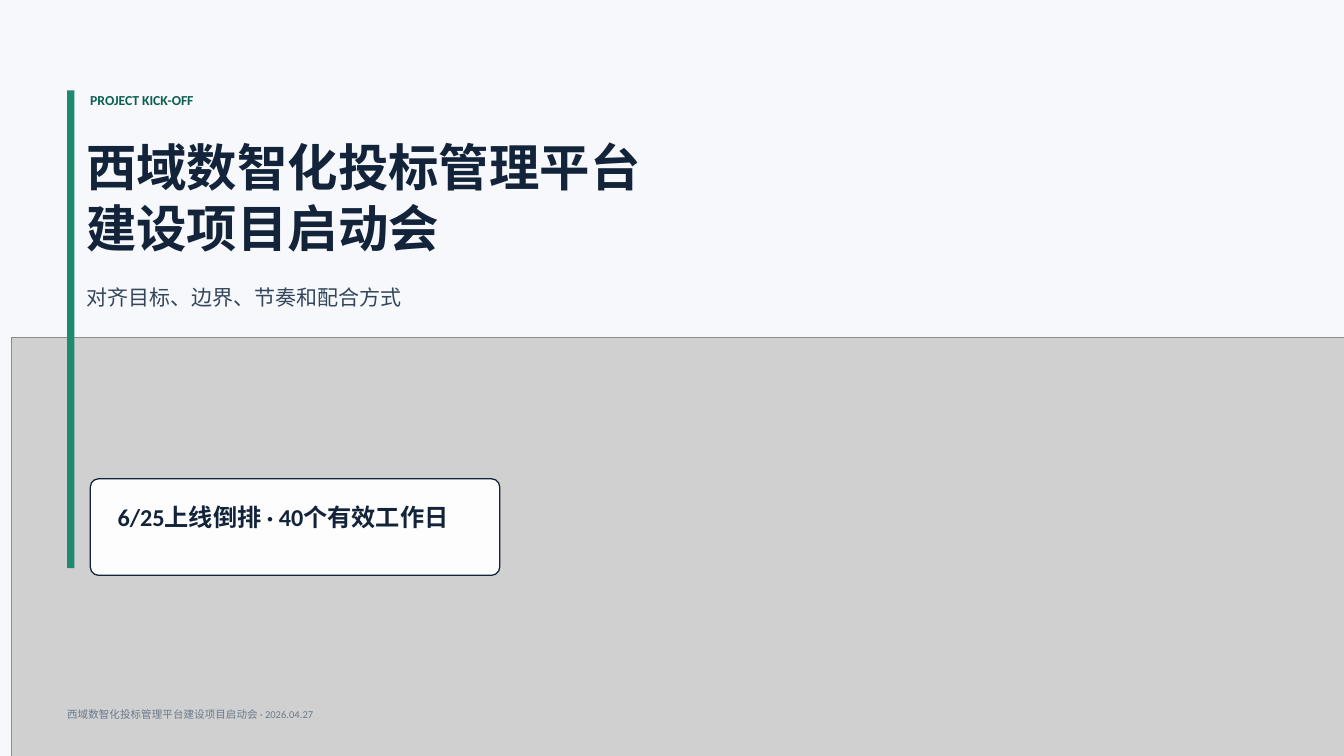
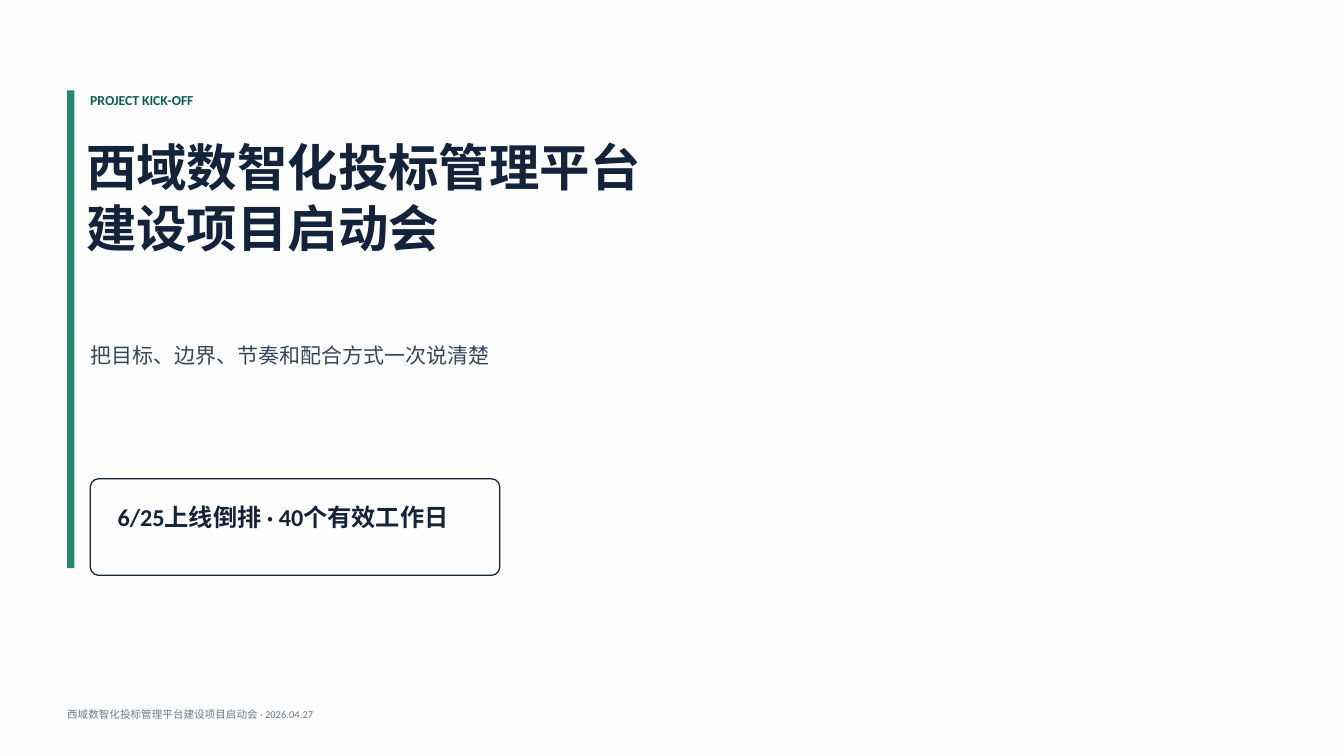
Before and after one commit to ericforai/bidding, a slide deck: slide 1 of outputs/xiyu-bid-kickoff-2026/output.pptx. Drawn at 1344x756 pixels with LibreOffice and Linux fonts; fonts in the diff are those of the drawing; grey boxes stand for pictures; background and template pictures are left out. Boxes give left, top, right and bottom in pixels: in the first picture for what was removed or moved away, otherwise in the second. Text is boxed around its words. In the diff, an @@ line names an element or a change of style, - is before the commit and + after.

```diff
--- a/outputs/xiyu-bid-kickoff-2026/output.pptx
+++ b/outputs/xiyu-bid-kickoff-2026/output.pptx
@@ rectangle added at bbox=[0, 0, 1344, 756], fill #FFFFFF at 80% opacity @@
@@ picture removed at bbox=[12, 338, 1344, 756] @@
@@ text at bbox=[90, 345, 489, 365]: text changed @@
-对齐目标、边界、节奏和配合方式
+把目标、边界、节奏和配合方式一次说清楚
```
Also in this commit, not shown: 2 other slides changed, 5 other files.
